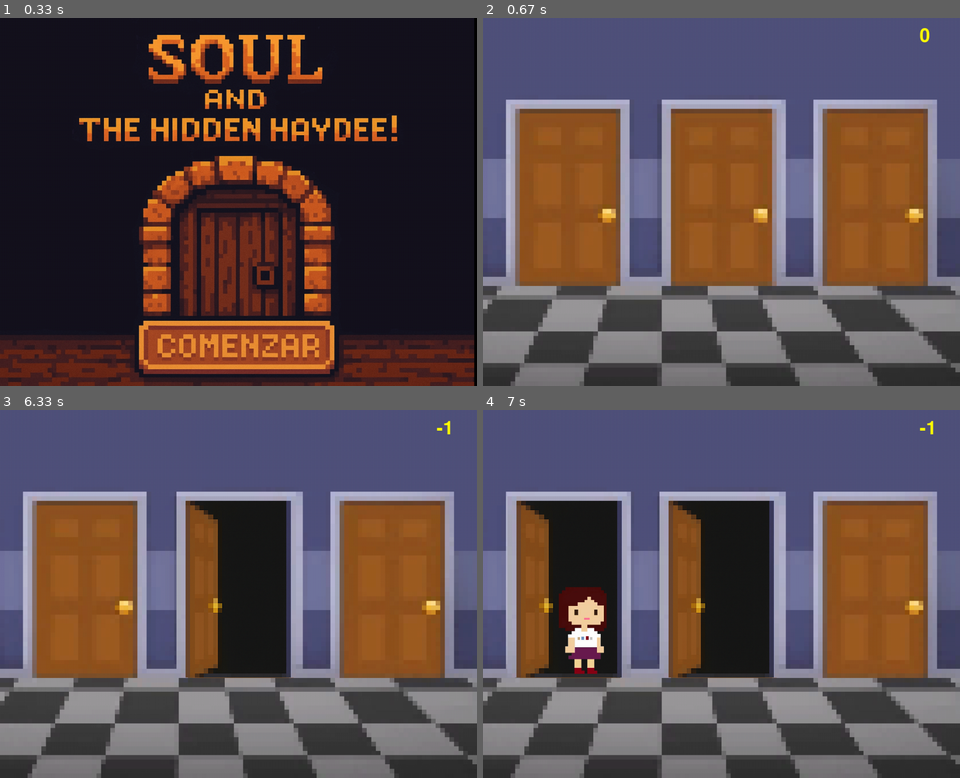
Above: before the commit, frames 1-4 (two rows, left to right).
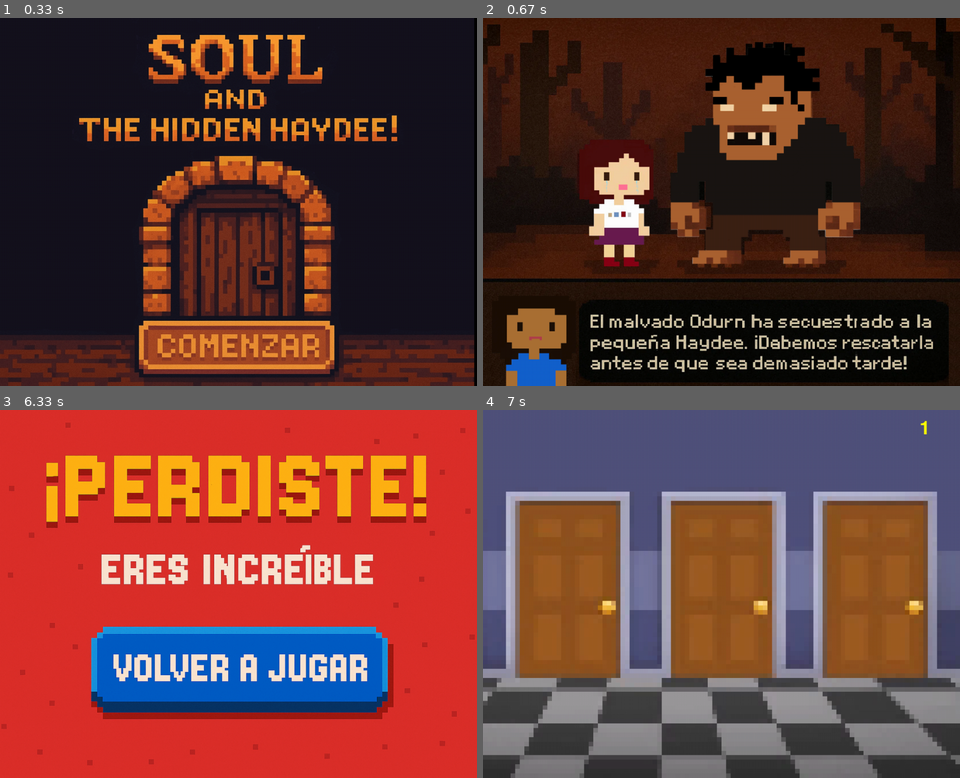
Above: after the commit, the same moments.

Repository: Natalia-Diaz31/-Soul-the-Hidden-Haydee-
Game: pygame game, started from Soul and The Hidden Haydee!/main.py
The game is run twice, just before and just after one commit, with the same random seed, the same clock (stepped at 60 frames per second) and the same inputs.
Inputs (mouse positions are in pixels of both pictures, inside the frame that each line leads up to):
- Up to frame 1 (0.33 s): no input
- Up to frame 2 (0.67 s): click (721, 345) at 0.38 s
- Up to frame 3 (6.33 s): click (257, 579) at 6.22 s
- Up to frame 4 (7 s): click (721, 671) at 6.55 s; click (568, 594) at 6.88 s

Frame 1 is identical in both runs. In frame 2, 99% of the frame differs, in the area x 0-100%, y 0-100%; in frame 3, 100%; in frame 4, 18%.

Commit message:
Código actualizado
Se añadió pantalla de introducción y cambios en el juego

Diff:
--- a/Soul and The Hidden Haydee!/Inicio.py
+++ b/Soul and The Hidden Haydee!/Inicio.py
@@ -1,9 +1,8 @@
-import pygame, sys #<--ayuda a cerrar el juego
+import pygame, sys#<--ayuda a cerrar el juego
 def mostrar_inicio(pantalla):
     background = pygame.image.load("inicio.png").convert()
     boton_comenzar = pygame.Rect(300, 656, 430, 120)
-# Esta sección de código genera un bucle que se reinicia cuando el jugador vuelve a acceder a la pantalla de inicio,
-    # ya sea saliendo del juego y volviendo a entrar, o dándole clic a la pantalla para empezar a jugar.
+
     esperando = True
     while esperando:
         for event in pygame.event.get():
@@ -15,18 +14,3 @@
 
         pantalla.blit(background, (0, 0))
         pygame.display.flip()
-
-"""
-#Esta sección de código establece las medidas de la ventana de inicio
-tamaño=(1038,802)
-pantalla=pygame.display.set_mode(tamaño)
-
-#Esta sección de código mostrará título en la ventana de inicio
-pygame.display.set_caption("Soul and The Hidden Haydee!")
-fuente = pygame.font.SysFont(None, 60) #Fuente del texto
-
-# Esta sección de código carga la imagen de la pantalla en la memoria
-background=pygame.image.load("inicio.png").convert()
-
-boton_comenzar = pygame.Rect(300, 656, 430, 120)
-"""
--- /dev/null
+++ b/Soul and The Hidden Haydee!/Introduccion.py
@@ -0,0 +1,22 @@
+import pygame, sys
+
+def mostrar_introduccion(pantalla):
+    background = pygame.image.load("introduccion.png").convert() # Cargamos la imagen de fondo, "convert" sirve para optimizar el renderizado
+
+    duracion = 5000  # duración en milisegundos (5 segundos)
+    tiempo_inicio = pygame.time.get_ticks() # Guarda el tiempo actual al iniciar la introducción
+
+    esperando = True # Variable para mantener el bucle activo
+    while esperando:
+        # Nos sirve para revisar los eventos del sistema (como cerrar la ventana)
+        for event in pygame.event.get():
+            if event.type == pygame.QUIT:
+                sys.exit()
+
+        pantalla.blit(background, (0, 0))#Pone la imagen de fondo
+        pygame.display.flip() # Actualiza la pantalla para mostrar los cambios
+
+        # Sirve para calcular el tiempo actual y ve si ya paso el tiempo que queriamos que transcurriera
+        tiempo_actual = pygame.time.get_ticks()
+        if tiempo_actual - tiempo_inicio >= duracion:
+            esperando = False #sale del bucle despues de que transcurre el tiempo.
--- a/Soul and The Hidden Haydee!/Juego.py
+++ b/Soul and The Hidden Haydee!/Juego.py
@@ -1,4 +1,6 @@
 import pygame, random, sys
+import Perdiste # Importamos el archivo de Perdiste.py
+import Victoria
 
 def jugar_nivel(pantalla):
 # Para puntaje
@@ -51,8 +53,17 @@
                         #Aumentamos o disminuimos el puntaje
                         if i == correcta:
                             puntaje += 1
+
+                        # Como sumamos un punto reiniciamos las puertas y podremos elegir una nueva.
+                            abiertas = [False, False, False]
+                            correcta = random.randint(0, 2)
+
+                            # Si llega a 5 puntos sale la pantalla de Victoria
+                            if puntaje >= 5:
+                                Victoria.mostrar_victoria(pantalla)
+
                         else:
-                            puntaje -= 1
+                            Perdiste.mostrar_perdiste(pantalla) #Aquí llamamos la pantalla de perdiste
 
         pantalla.blit(background, (0, 0))
 
--- a/Soul and The Hidden Haydee!/Perdiste.py
+++ b/Soul and The Hidden Haydee!/Perdiste.py
@@ -0,0 +1,17 @@
+import pygame, sys#<--ayuda a cerrar el juego
+def mostrar_perdiste(pantalla):
+    background = pygame.image.load("perdiste.png").convert()
+    volver_jugar = pygame.Rect(200, 470, 635, 200)#Rectángulo del botón donde se dara clic  x, y, alto, ancho
+
+    esperando = True
+    while esperando:
+        for event in pygame.event.get():
+            if event.type == pygame.QUIT:
+                sys.exit()
+            elif event.type == pygame.MOUSEBUTTONDOWN:
+                if volver_jugar.collidepoint(event.pos):
+                    esperando = False  # Solo salimos si se hace clic en el botón
+
+        pantalla.blit(background, (0, 0))
+
+        pygame.display.flip()
--- a/Soul and The Hidden Haydee!/Victoria.py
+++ b/Soul and The Hidden Haydee!/Victoria.py
@@ -2,6 +2,7 @@
 
 def mostrar_victoria(pantalla):
     background = pygame.image.load("victoria.png").convert()
+    volver_jugar= pygame.Rect(300, 656, 430, 120)
 
     esperando = True
     while esperando:
@@ -9,7 +10,8 @@
             if event.type == pygame.QUIT:
                 sys.exit()
             elif event.type == pygame.MOUSEBUTTONDOWN:
-                esperando = False
+                if volver_jugar.collidepoint(event.pos):
+                    esperando = False  # Solo salimos si se hace clic en el botón
 
         pantalla.blit(background, (0, 0))
         pygame.display.flip()
--- a/Soul and The Hidden Haydee!/main.py
+++ b/Soul and The Hidden Haydee!/main.py
@@ -1,5 +1,6 @@
 import pygame
 from Inicio import mostrar_inicio
+from Introduccion import mostrar_introduccion
 from Juego import jugar_nivel
 from Victoria import mostrar_victoria
 
@@ -10,6 +11,9 @@
 # Primero mostramos la pantalla de inicio
 mostrar_inicio(pantalla)
 
+# Pantalla de introducción (con temporizador)
+mostrar_introduccion(pantalla)
+
 # Luego mostramos el juego
 jugar_nivel(pantalla)
 
Binary file added: Soul and The Hidden Haydee!/introduccion.png
